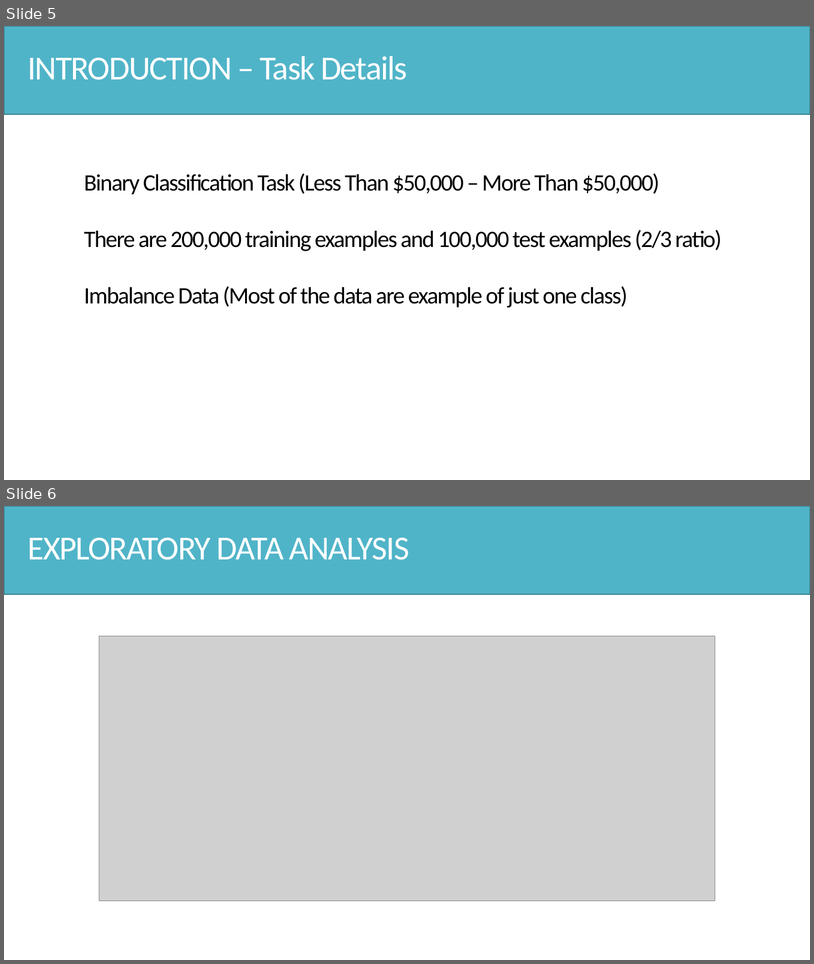
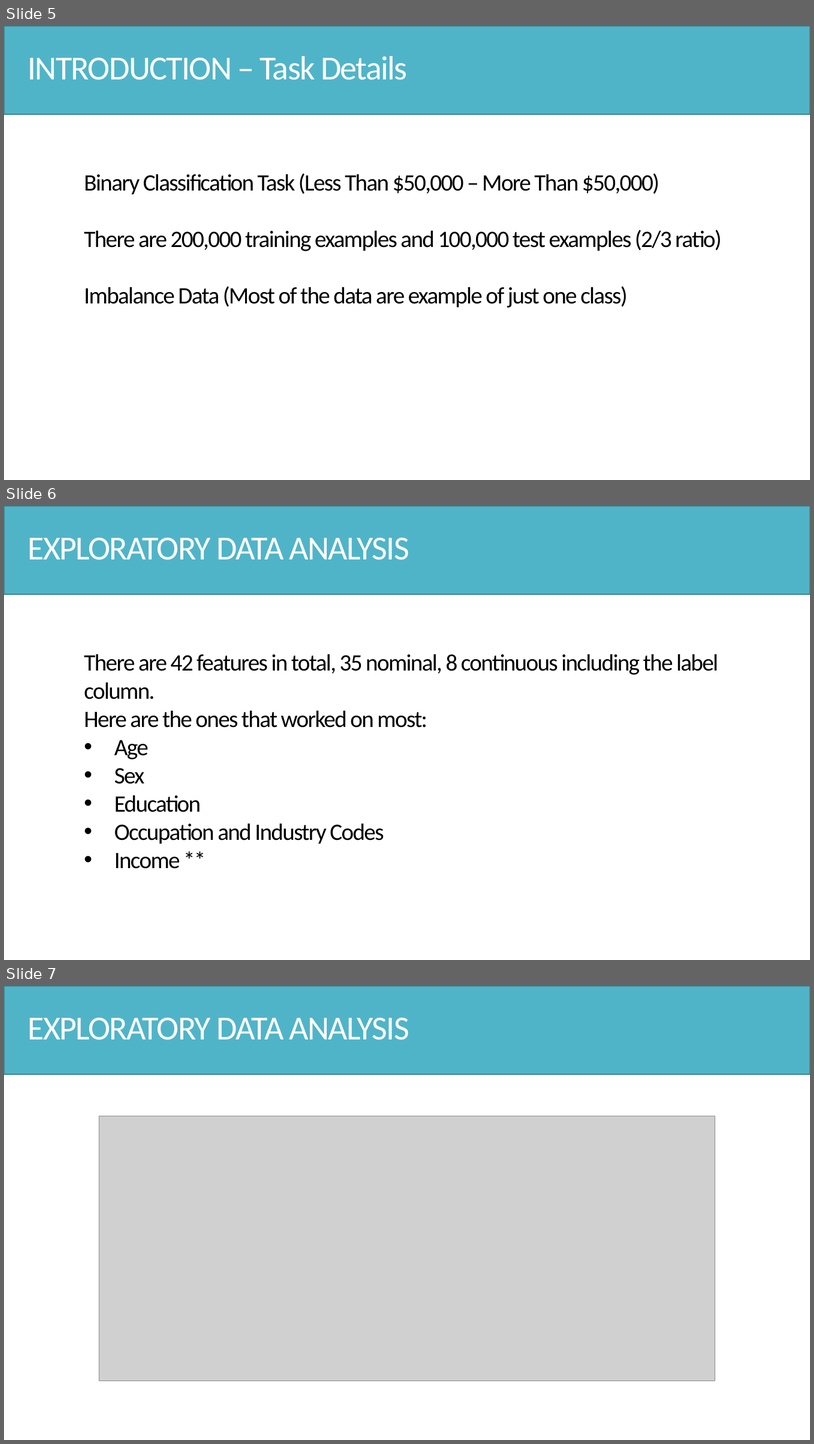
Before and after one commit to Hsgngr/dataiku_income_classification, a slide deck: Task_Presentation.pptx. Shown one above the other, each under a label of ours: slides 5 and 6 before the commit, slides 5, 6 and 7 after it. The pictures are 814x964 and 814x1444 pixels, drawn with LibreOffice and Linux fonts; fonts in the diff are those of the drawing; grey boxes stand for pictures. Boxes give left, top, right and bottom in pixels: in the first picture for what was removed or moved away, otherwise in the second. Text is boxed around its words. In the diff, an @@ line names an element or a change of style, - is before the commit and + after.

```diff
--- a/Task_Presentation.pptx
+++ b/Task_Presentation.pptx
@@ slide 6 added at (x1=4, y1=506, x2=810, y2=960), background #FFFFFF @@
@@ rectangle added at (x1=4, y1=506, x2=810, y2=594), fill #50B4C8, outline #3B8594 1 pt @@
@@ text added at (x1=27, y1=537, x2=410, y2=560), 40 pt, text #FFFFFF @@
+EXPLORATORY DATA ANALYSIS
@@ text added at (x1=84, y1=654, x2=719, y2=868), 28 pt, text #000000 @@
+There are 42 features in total, 35 nominal, 8 continuous including the label column.
+Here are the ones that worked on most:
+• Age
+• Sex
+• Education
+• Occupation and Industry Codes
+• Income **
@@ what was slide 6 is now slide 7 @@
```
Also in this commit, not shown: 5 other slides added.
